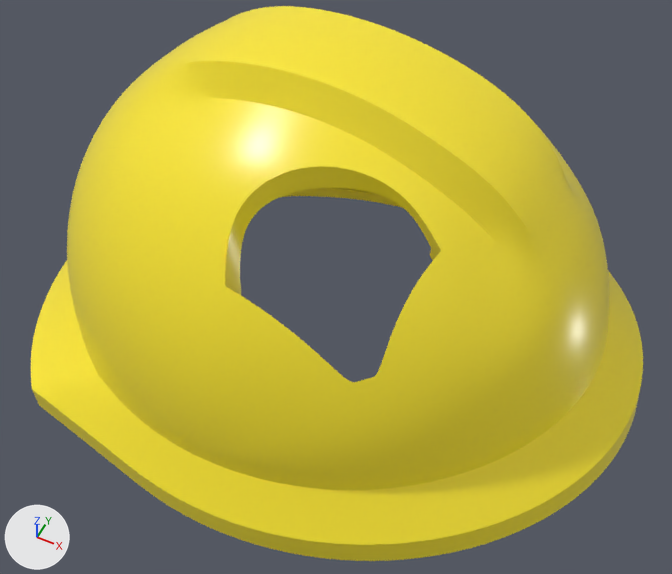
One commit to the glTF model Models/Parts (GLB)/Horse Hard Hat.glb: the scene before it, then after it.
One viewpoint serves both versions: a 50 mm camera at (0.0502, -0.015, 0.0809) aimed at (0.0386, 0.008, 0.0521). Every picture has the same lights, and +X, +Y and +Z are marked at lower left. Vertices at the same position are counted once.

In view in the first picture: 'Horse Hard Hat'.
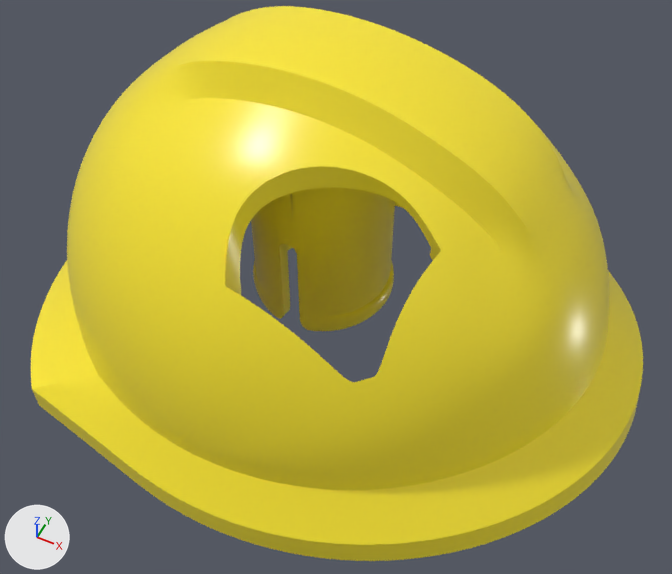
Location of each change, (x1, y1, x2, y2) in pixels of the pictures (672 x 574 px; the box of a moved part takes in the faces that stretch with it):
part 1 of me_sphere_001, moved or reshaped
    before: (32, 65, 643, 561)
    after: (231, 188, 395, 386)

Patch to the scene script:
```diff
--- a/Models/Parts (GLB)/Horse Hard Hat.glb.py
+++ b/Models/Parts (GLB)/Horse Hard Hat.glb.py
@@ me_sphere_001 @@
 # used by ob_horse_hard_hat; location = (0.01368, 0.01, 0.00641)
-me_sphere_001.from_pydata(...)  # 31773 vertices, 63540 faces; spans x 0.01..0.0378, y -0.0113..0.0113, z 0.0395..0.0559
+me_sphere_001.from_pydata(...)  # 30331 vertices, 60822 faces; spans x 0.01..0.0378, y -0.0113..0.0113, z 0.0395..0.0559
+# me_sphere_001 part 1: 85 vertices moved within x 0.012..0.0346, y -0.0087..0.0087, z 0.0396..0.0532; 13272 vertices removed from x 0.01..0.0378, y -0.0113..0.0113, z 0.0396..0.0555; 11830 vertices added at x 0.0127..0.0348, y -0.0094..0.0094, z 0.0401..0.0523
 me_sphere_001.materials.append(mat_ofh_001)
```
